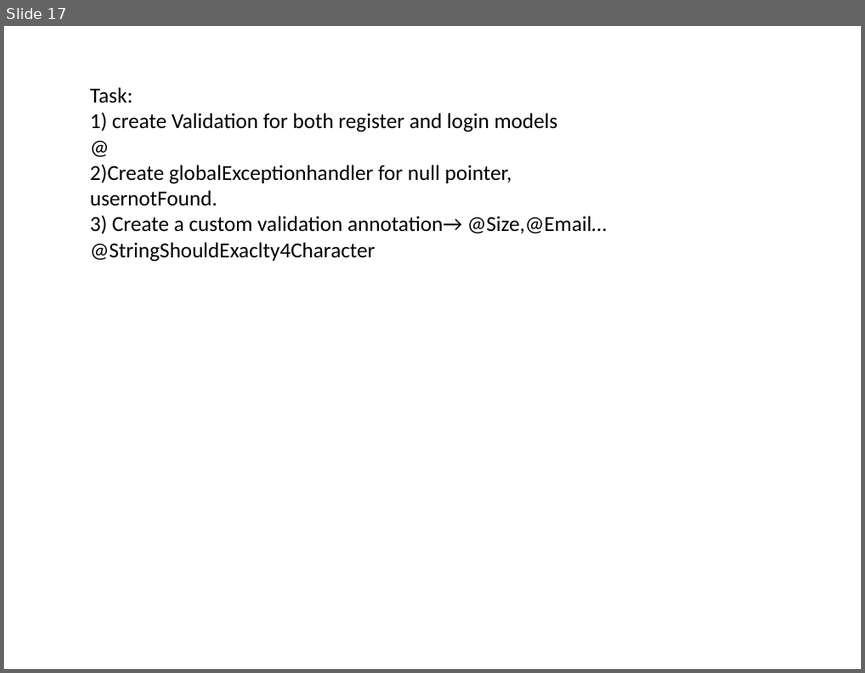
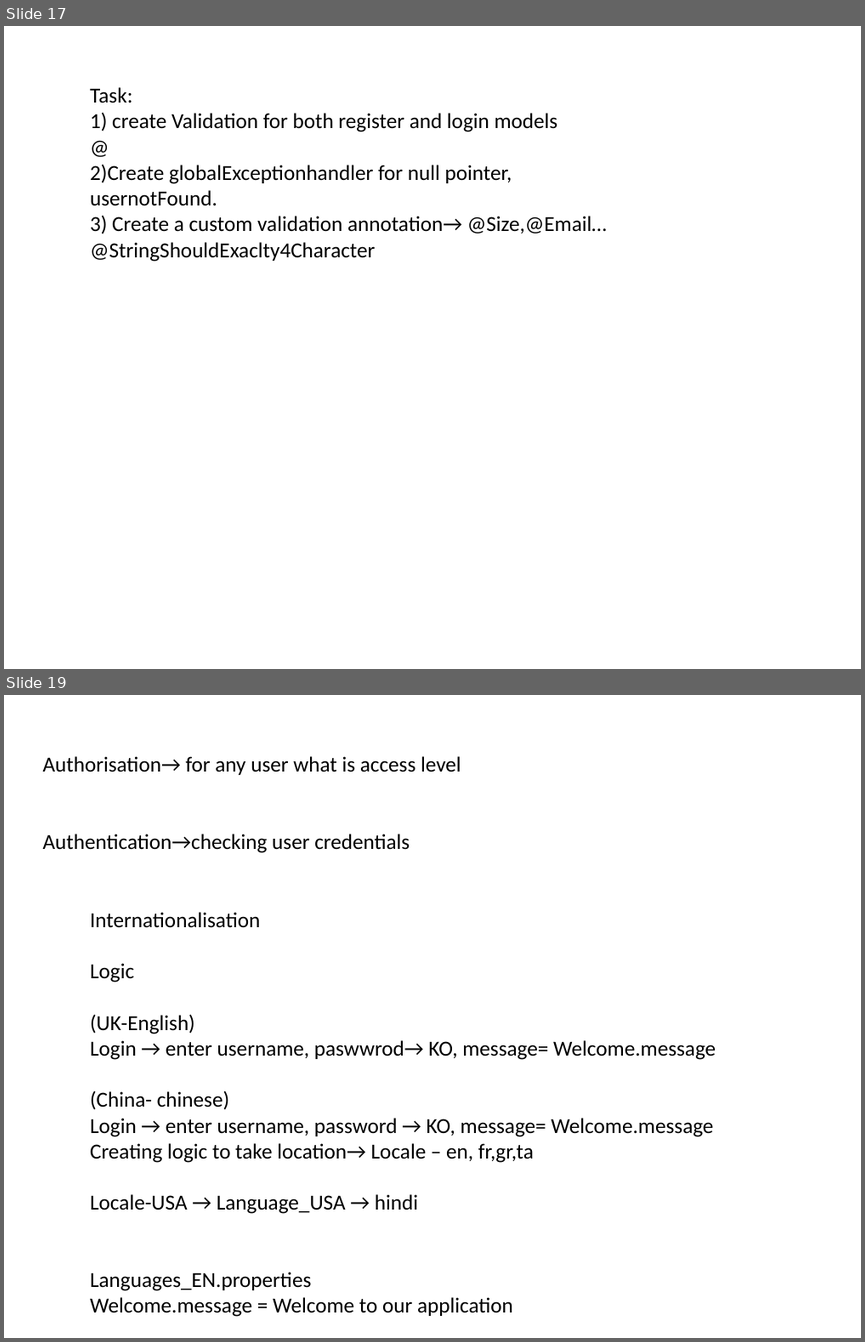
Before and after one commit to shiva3110/Finance-Management-service, a slide deck: notes/SpringbootPPT.pptx. Shown one above the other, each under a label of ours: slide 17 before the commit, slides 17 and 19 after it; the slides between them are not shown. The pictures are 865x673 and 865x1342 pixels, drawn with LibreOffice and Linux fonts; fonts in the diff are those of the drawing. Boxes give left, top, right and bottom in pixels: in the first picture for what was removed or moved away, otherwise in the second. Text is boxed around its words. In the diff, an @@ line names an element or a change of style, - is before the commit and + after.

Commit message:
internationalisation and csrf

```diff
--- a/notes/SpringbootPPT.pptx
+++ b/notes/SpringbootPPT.pptx
@@ slide 19 added at (4,695,861,1338), background #FFFFFF @@
@@ text added at (43,756,461,853), 18 pt, text #000000 @@
+Authorisation→ for any user what is access level
+Authentication→checking user credentials
@@ text added at (90,912,715,1316), 18 pt, text #000000 @@
+Internationalisation
+Logic
+(UK-English)
+Login → enter username, paswwrod→ KO, message= Welcome.message
+(China- chinese)
+Login → enter username, password → KO, message= Welcome.message
+Creating logic to take location→ Locale – en, fr,gr,ta
+Locale-USA → Language_USA → hindi
+Languages_EN.properties
+Welcome.message = Welcome to our application
+Language_Ta.Properties
+Welcome.message = vanakam nanba
```
Also in this commit, not shown: 2 other slides added, 8 other files.
